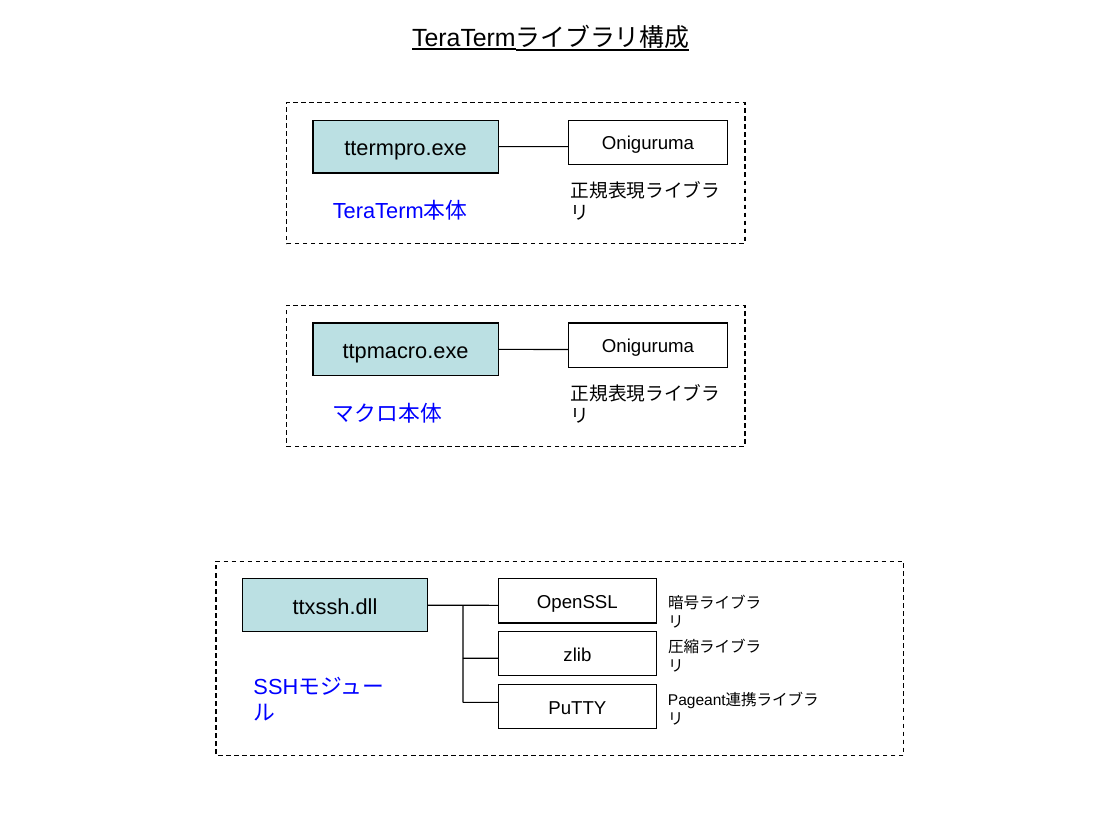
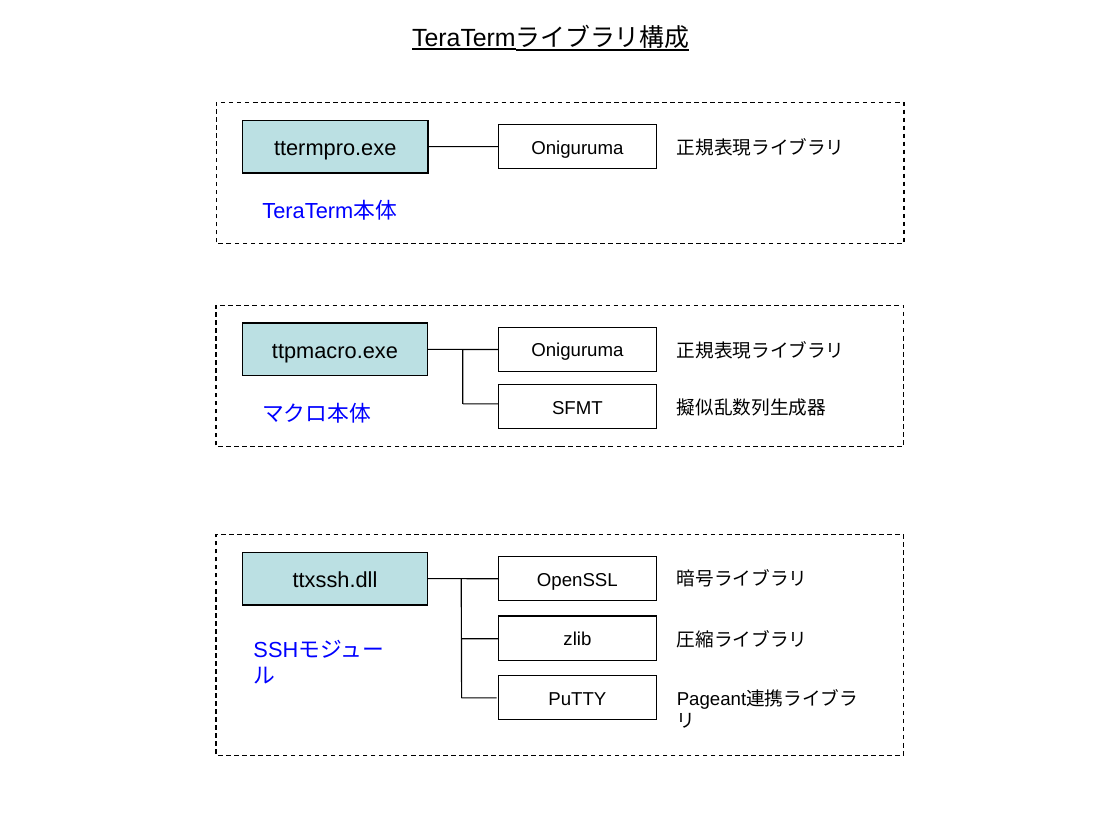
Before and after one commit to svn2github/teraterm-trunk, a slide deck: slide 1 of doc/ja/html/reference/image/library_relation.ppt. Drawn at 1120x840 pixels with LibreOffice and Linux fonts; fonts in the diff are those of the drawing. Boxes give left, top, right and bottom in pixels: in the first picture for what was removed or moved away, otherwise in the second. Text is boxed around its words. In the diff, an @@ line names an element or a change of style, - is before the commit and + after.

Commit message:
ライブラリについての説明を修正
- SMFTについて追記
- 説明の主語を統一
- 説明内容を調整
- 画像サイズを統一

```diff
--- a/doc/ja/html/reference/image/library_relation.ppt
+++ b/doc/ja/html/reference/image/library_relation.ppt
@@ rectangle: place and size @@
-rectangle at <box>287,102,745,243</box>
+rectangle at <box>216,102,904,243</box>
@@ rectangle "Oniguruma": place and size @@
-rectangle "Oniguruma" at <box>569,120,728,164</box>
+rectangle "Oniguruma" at <box>498,124,657,168</box>
@@ text "正規表現ライブラリ" rewrapped from <box>571,181,720,220</box> to <box>677,138,845,156</box> @@
@@ rectangle: place and size @@
-rectangle at <box>287,306,745,447</box>
+rectangle at <box>216,306,904,447</box>
@@ rectangle "Oniguruma": place and size @@
-rectangle "Oniguruma" at <box>569,323,728,366</box>
+rectangle "Oniguruma" at <box>498,327,657,371</box>
@@ 2 rectangles, 2 texts, 2 lines: place and size @@
-2 rectangles, 2 texts, 2 lines at <box>314,120,569,423</box>
+2 rectangles, 2 texts, 2 lines at <box>242,120,498,423</box>
@@ line added from (463, 349) to (463, 404), #000000 0.74 pt @@
@@ text "正規表現ライブラリ" rewrapped from <box>571,384,720,423</box> to <box>677,341,845,359</box> @@
@@ rectangle added at <box>498,384,657,428</box>, outline #000000 0.74 pt, 12 pt, text #000000 @@
+SFMT
@@ line added from (463, 404) to (498, 404), #000000 0.74 pt @@
@@ text added at <box>677,398,826,416</box>, 12 pt, text #000000 @@
+擬似乱数列生成器
@@ rectangle: place and size @@
-rectangle at <box>216,561,904,755</box>
+rectangle at <box>216,534,904,755</box>
@@ rectangle "ttxssh.dll": place and size @@
-rectangle "ttxssh.dll" at <box>242,579,427,632</box>
+rectangle "ttxssh.dll" at <box>242,552,427,605</box>
@@ rectangle "OpenSSL": place and size @@
-rectangle "OpenSSL" at <box>498,579,657,623</box>
+rectangle "OpenSSL" at <box>498,557,657,600</box>
@@ size 10 to 12 pt; more space between paragraphs in 3 elements at <box>665,681,886,737</box>, <box>677,630,808,648</box>, <box>677,569,808,587</box> @@
@@ text "暗号ライブラリ": place and size @@
-text "暗号ライブラリ" at <box>668,594,761,628</box>
+text "暗号ライブラリ" at <box>677,569,808,587</box>
@@ line moved from (428, 605) - (498, 605) to (428, 579) - (498, 579) @@
@@ line moved from (463, 605) - (463, 702) to (461, 579) - (461, 698) @@
@@ text "SSHモジュール": place and size @@
-text "SSHモジュール" at <box>242,666,410,730</box>
+text "SSHモジュール" at <box>242,629,410,693</box>
@@ rectangle "zlib": place and size @@
-rectangle "zlib" at <box>498,632,657,675</box>
+rectangle "zlib" at <box>498,616,657,660</box>
@@ text "圧縮ライブラリ": place and size @@
-text "圧縮ライブラリ" at <box>668,638,761,672</box>
+text "圧縮ライブラリ" at <box>677,630,808,648</box>
@@ line moved from (463, 659) - (498, 659) to (461, 638) - (498, 638) @@
@@ rectangle "PuTTY": place and size @@
-rectangle "PuTTY" at <box>498,684,657,728</box>
+rectangle "PuTTY" at <box>498,675,657,719</box>
@@ text "Pageant連携ライブラリ": place and size @@
-text "Pageant連携ライブラリ" at <box>657,684,833,734</box>
+text "Pageant連携ライブラリ" at <box>665,681,886,737</box>
@@ line moved from (463, 702) - (498, 702) to (461, 698) - (496, 698) @@
```
Also in this commit, not shown: 6 other files.
